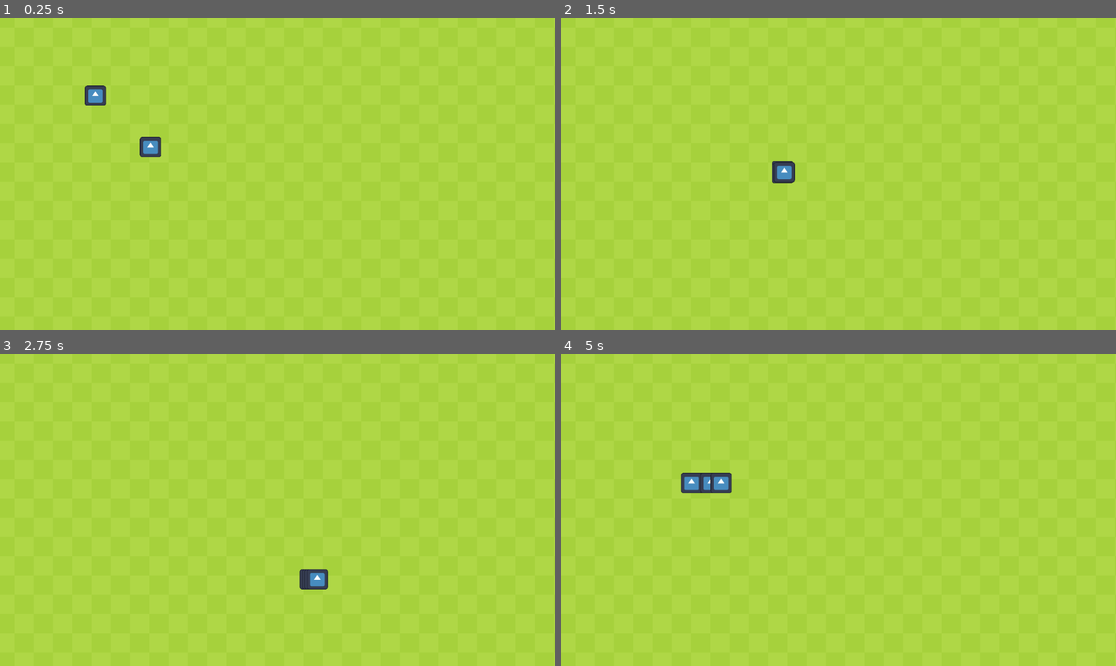
Above: before the commit, frames 1-4 (two rows, left to right).
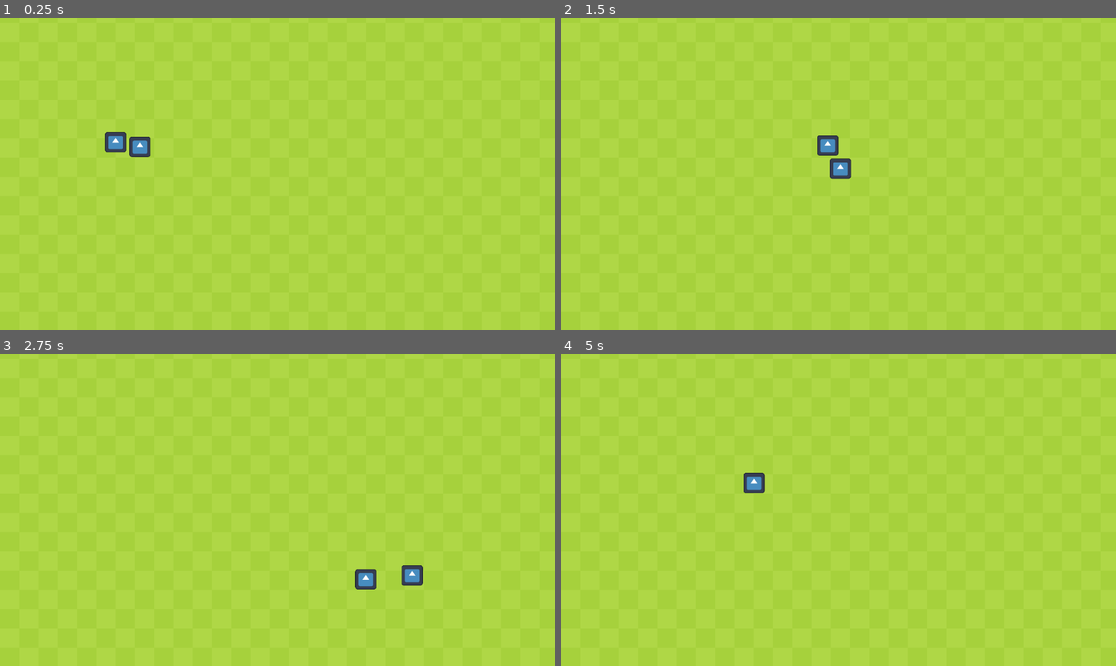
Above: after the commit, the same moments.

Repository: NoahGBaker/SnakeSser
Game: Godot game, scene res://Main.tscn
Two runs of this game, one before a commit and one after it. Both use one fixed random seed, a clock stepped at 60 frames per second and the inputs below. The engine's default icon, where the game draws it, is replaced by a stand-in: a white triangle on a blue panel in a dark square.
Inputs:
- Up to frame 1 (0.25 s): no input
- Up to frame 2 (1.5 s): hold Right (ui_right) 0.53-1.28 s; hold Down (ui_down) from 1.28 s (still down)
- Up to frame 3 (2.75 s): release Down (ui_down) at 2.03 s; hold Right (ui_right) from 2.03 s (still down)
- Up to frame 4 (5 s): release Right (ui_right) at 2.78 s; hold Up (ui_up) 2.78-3.53 s; hold Left (ui_left) from 3.53 s (still down)

The runs differ from the first frame. In frame 1, 0.8% of the frame differs, in the area x 15-30%, y 21-45%; in frame 2, 0.8%; in frame 3, 0.9%; in frame 4, 0.9%, in the area x 21-37%, y 38-45%.

Commit message:
He shmoovin

Diff:
--- a/Main.tscn
+++ b/Main.tscn
@@ -41,7 +41,7 @@
 [node name="World" type="Node2D"]
 
 [node name="TileMap" type="TileMap" parent="."]
-position = Vector2(30, 20)
+position = Vector2(40, 10)
 tile_set = SubResource("TileSet_xtsth")
 format = 2
 layer_0/tile_data = PackedInt32Array(0, 0, 0, 65536, 0, 1, 1, 65536, 0, 65537, 65536, 1, 2, 0, 0, 65538, 0, 1, 3, 65536 …(11297 unchanged characters)…
@@ -51,9 +51,13 @@
 script = ExtResource("2_pnlj6")
 
 [node name="Player" parent="Snake" instance=ExtResource("2_pltb8")]
+position = Vector2(78, 149)
 
 [node name="SnakeSegment" parent="Snake" instance=ExtResource("3_vacby")]
+position = Vector2(39, 26)
 
 [node name="SnakeSegment2" parent="Snake" instance=ExtResource("3_vacby")]
+position = Vector2(-1, 63)
 
 [node name="SnakeSegment3" parent="Snake" instance=ExtResource("3_vacby")]
+position = Vector2(42, 71)
--- a/Player.gd
+++ b/Player.gd
@@ -16,7 +16,7 @@
 
 @onready var segment = get_node("$../SnakeSegment")
 var direction_pos = Vector2(190, 150)
-var direction = Vector2.RIGHT
+var direction
 var next_direction = Vector2.RIGHT
 var curr_pos = Vector2(150, 150)
 var target_pos = Vector2(200, 150)
@@ -41,19 +41,18 @@
 			position = curr_pos
 
 	direction_pos = curr_pos
+	direction = next_direction
 #Use direction_pos to get the position of where we turn and get the turn direction.
 #Then use that to have a snake segment turn there
 
 
 #Get place for snake to go along a certain sort of grid then set that goal to the previous snake body segment
 
-
 func _get_position_from_grid(col : int, row : int) -> Vector2:
 	return Vector2(col * 10, row * 10)
 
-
-func move(data : Dictionary) -> Dictionary:
-	var delta = data.delta
+var new_data = {}
+func move(delta, data : Dictionary) -> Dictionary:
 	move_time -= delta
 	position = position.move_toward(target_pos, SPEED * delta)
 	if position == target_pos:
@@ -62,12 +61,11 @@
 		next_pos = target_pos + next_direction * 40
 		target_pos = next_pos
 		curr_pos = _get_position_from_grid(target_pos.x/10, target_pos.y/10) - next_direction * 10
-		direction = next_direction
-	var new_data = {
+		new_data = {
 		"delta" : delta,
-		"target_pos" : target_pos,
-		"direction" : direction,
+		"direciton" : direction,
+		"next_direction" : next_direction,
 		"direction_pos" : direction_pos,
 		"next_pos" : next_pos
-	}
+		}
 	return new_data
--- a/snake.gd
+++ b/snake.gd
@@ -10,11 +10,11 @@
 func _physics_process(delta):
 	var data_from_previous_segment = {
 		"delta" : delta,
-		"target_pos" : Vector2.ZERO,
 		"direction" : Vector2.ZERO,
+		"next_direction" : Vector2.ZERO,
 		"direction_pos" : Vector2.ZERO,
 		"next_pos" : Vector2.ZERO
 		}
 
 	for child in get_children():
-		data_from_previous_segment = child.move(data_from_previous_segment)
+		data_from_previous_segment = child.move(delta, data_from_previous_segment)
--- a/snake_segment.gd
+++ b/snake_segment.gd
@@ -6,43 +6,45 @@
 #Previous Segment
 #Direction Position (Target Position)
 #!!! Use Signals !!!
-
+var target_pos_alt = Vector2(100, 140)
 const SPEED = 290
+var next_direction = Vector2.RIGHT
+var curr_pos = Vector2(100, 150)
+var direction_pos
 var direction
-var next_direction = Vector2.RIGHT
-var curr_pos
-var target_pos
 var next_pos
-var direction_pos
 
 
 func _ready():
 	position = Vector2(100, 150)
 
-
 func _get_position_from_grid(col : int, row : int) -> Vector2:
 	return Vector2(col * 10, row * 10)
 
-func move(data : Dictionary) -> Dictionary:
-	var delta = data.delta
-	var target_pos = data.target_pos
-	var direction = data.direction
-	var direction_pos = data.direction_pos
-	var next_pos = data.next_pos
-	position = position.move_toward(target_pos, SPEED * delta)
-	if position == target_pos:
+var new_data = {}
+func move(delta, data : Dictionary) -> Dictionary:
+
+	#If we have reached the target
+	#Set next position to target position and the direction by the grid square size
+	if data:
+		next_pos = data.next_pos
+		direction_pos = data.direction_pos
+		next_direction = data.next_direction
+		next_pos = data.next_pos
 		#If we have reached the target
+		if position == direction_pos:
+			next_direction = direction
 		#Set next position to target position and the direction by the grid square size
-		next_pos = target_pos + next_direction * 40
-		target_pos = next_pos
-		curr_pos = _get_position_from_grid(target_pos.x/10, target_pos.y/10) - next_direction * 10
-		direction = next_direction
-	var new_data = {
+		print(target_pos_alt)
+		next_pos = target_pos_alt + next_direction * 40
+		target_pos_alt = next_pos
+		curr_pos = _get_position_from_grid(target_pos_alt.x/10, target_pos_alt.y/10) - next_direction * 10
+		new_data = {
 		"delta" : delta,
-		"target_pos" : target_pos,
 		"direction" : direction,
+		"next_direction" : next_direction,
 		"direction_pos" : direction_pos,
 		"next_pos" : next_pos
-	}
-	print(new_data)
+		}
+	position = position.move_toward(target_pos_alt, SPEED * delta)
 	return new_data
